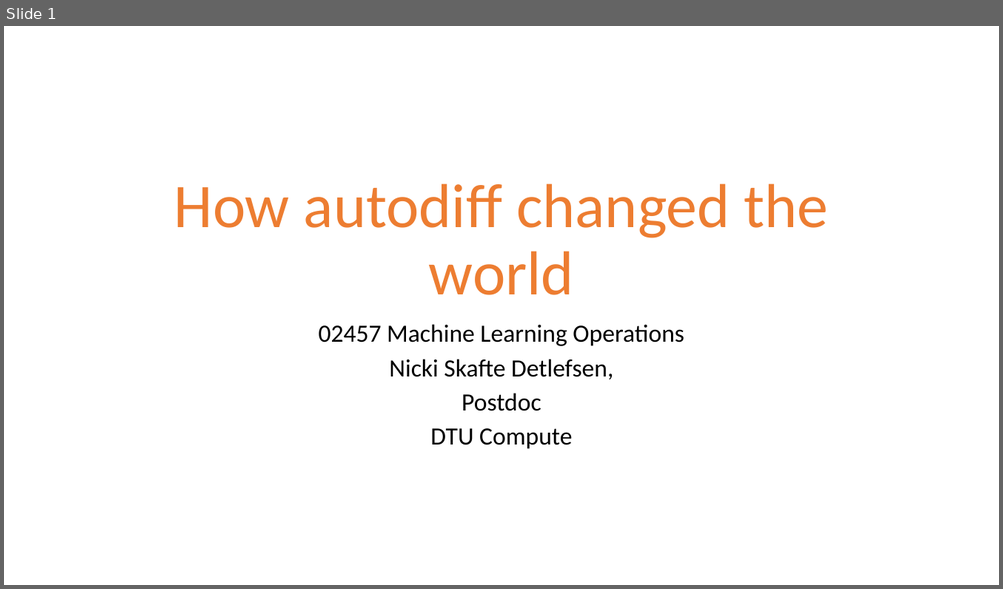
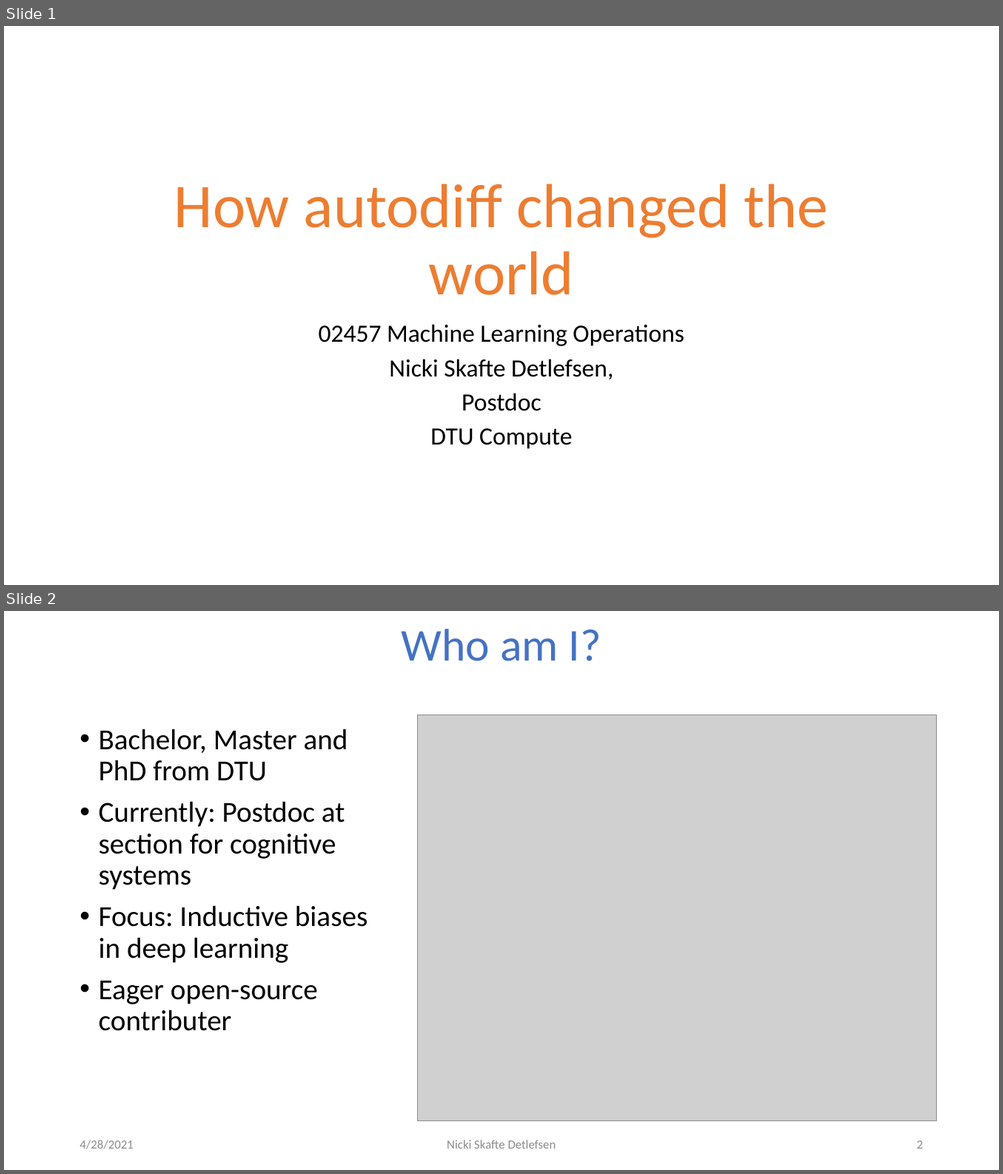
Before and after one commit to DeepEasterbunny/dtu_mlops, a slide deck: 1_introduction/How autodiff changed the world.pptx. Shown one above the other, each under a label of ours: slide 1 before the commit, slides 1 and 2 after it. The pictures are 1003x589 and 1003x1174 pixels, drawn with LibreOffice and Linux fonts; fonts in the diff are those of the drawing; grey boxes stand for pictures; background and template pictures are left out. Boxes give left, top, right and bottom in pixels: in the first picture for what was removed or moved away, otherwise in the second. Text is boxed around its words. In the diff, an @@ line names an element or a change of style, - is before the commit and + after.

```diff
--- a/1_introduction/How autodiff changed the world.pptx
+++ b/1_introduction/How autodiff changed the world.pptx
@@ slide 2 added at (4, 611, 999, 1170), background #FFFFFF @@
@@ title added at (401, 629, 601, 661), 44 pt, text #4472C4 @@
+Who am I?
@@ picture added at (418, 715, 936, 1122) @@
@@ text added at (99, 729, 367, 1031), 28 pt, text #000000 @@
+• Bachelor, Master and PhD from DTU
+• Currently: Postdoc at section for cognitive systems
+• Focus: Inductive biases in deep learning
+• Eager open-source contributer
@@ text added at (79, 1140, 133, 1150), 12 pt, text #8C8C8C @@
+4/28/2021
@@ text added at (447, 1140, 556, 1149), 12 pt, text #8C8C8C @@
+Nicki Skafte Detlefsen
@@ page number added at (916, 1141, 922, 1149), 12 pt, text #8C8C8C @@
+2
```
Also in this commit, not shown: 7 slides changed, 4 other slides added, 6 other files.
